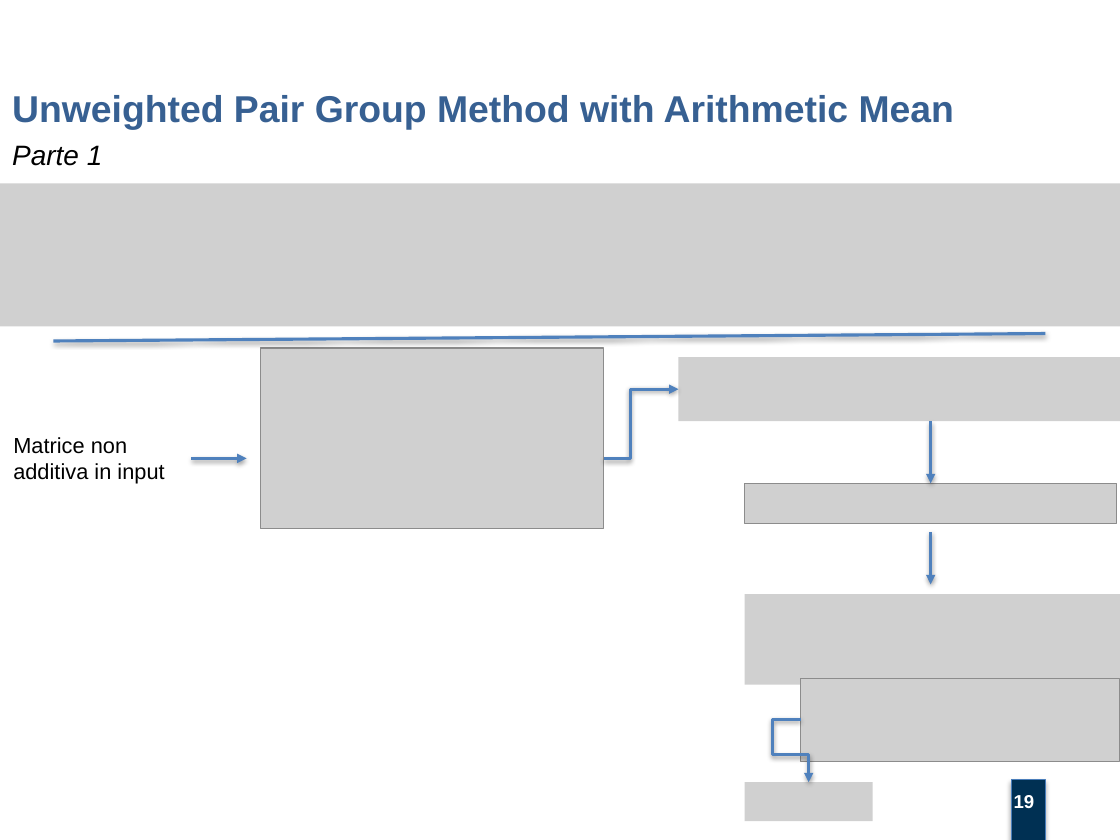
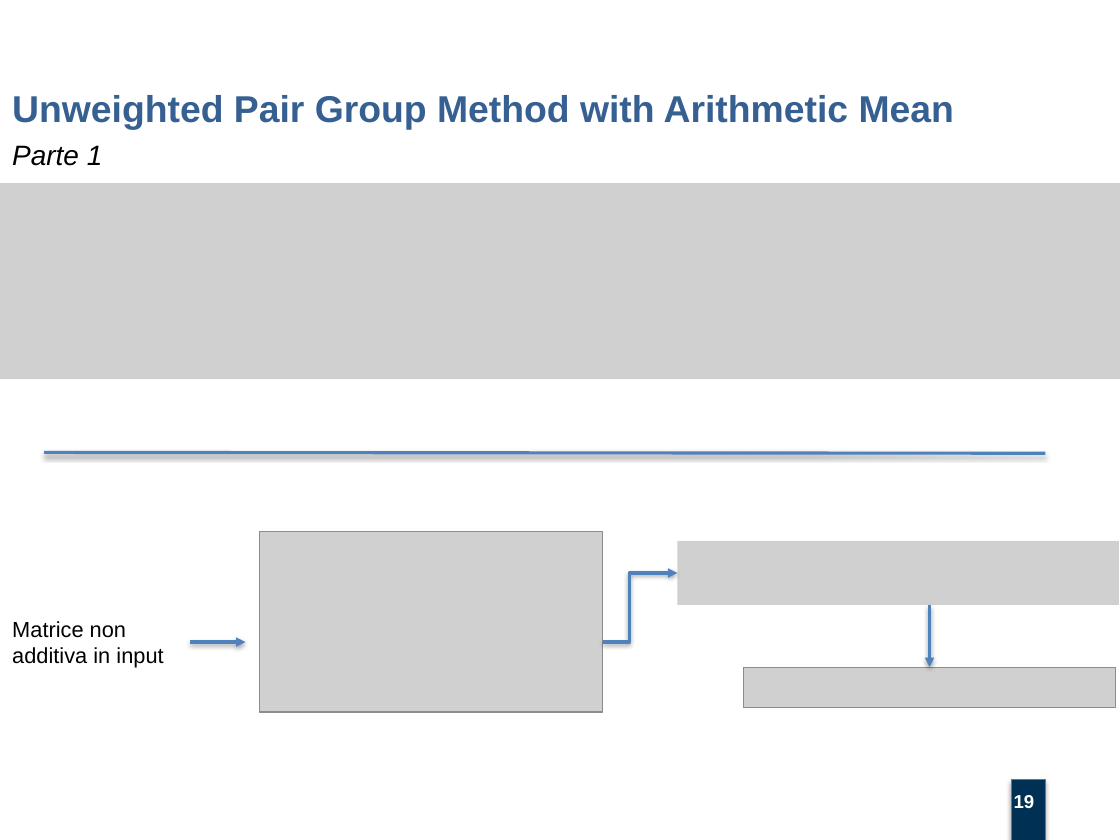
Before and after one commit to mtortoli/Thesis, a slide deck: slide 19 of Discussione Laurea/Slides.pptx. Drawn at 1120x840 pixels with LibreOffice and Linux fonts; fonts in the diff are those of the drawing; grey boxes stand for pictures; background and template pictures are left out. Boxes give left, top, right and bottom in pixels: in the first picture for what was removed or moved away, otherwise in the second. Text is boxed around its words. In the diff, an @@ line names an element or a change of style, - is before the commit and + after.

```diff
--- a/Discussione Laurea/Slides.pptx
+++ b/Discussione Laurea/Slides.pptx
@@ picture: place and size @@
-picture at box(0, 184, 1120, 327)
+picture at box(0, 184, 1120, 380)
@@ picture removed at box(679, 357, 1120, 421) @@
@@ line moved from (54, 340) - (1045, 334) to (45, 452) - (1045, 454) @@
@@ arrow removed from (931, 532) to (931, 585) @@
@@ picture added at box(678, 541, 1119, 605) @@
@@ picture removed at box(745, 594, 1120, 684) @@
@@ 2 pictures, 2 arrows, 1 text, 1 elbow arrow: place and size @@
-2 pictures, 2 arrows, 1 text, 1 elbow arrow at box(13, 348, 1117, 529)
+2 pictures, 2 arrows, 1 text, 1 elbow arrow at box(12, 532, 1116, 712)
@@ picture removed at box(801, 679, 1120, 762) @@
@@ elbow arrow removed from (801, 720) to (809, 782) @@
@@ picture removed at box(745, 782, 872, 821) @@
```
Also in this commit, not shown: 2 other slides changed, 1 slide added, 1 other file.
